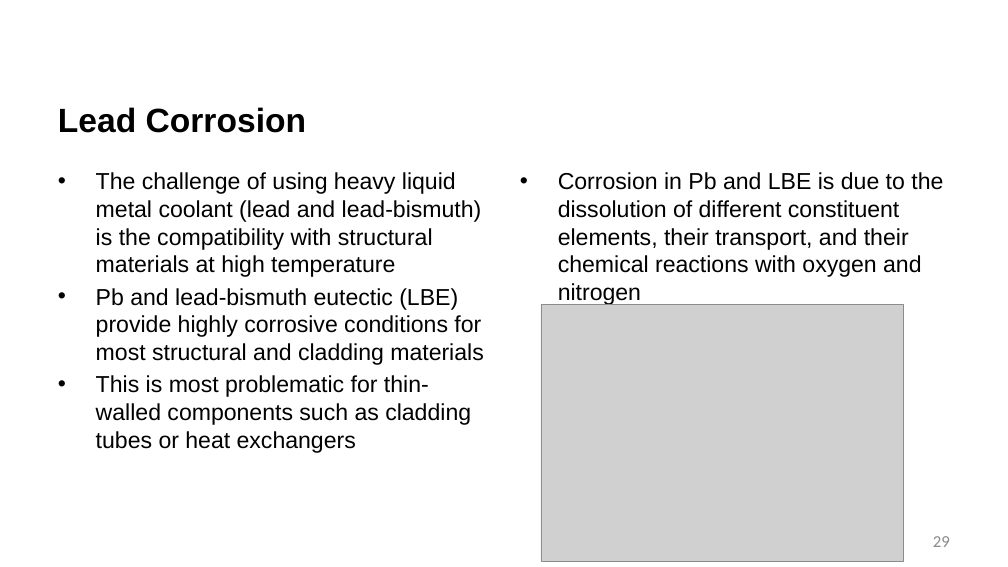
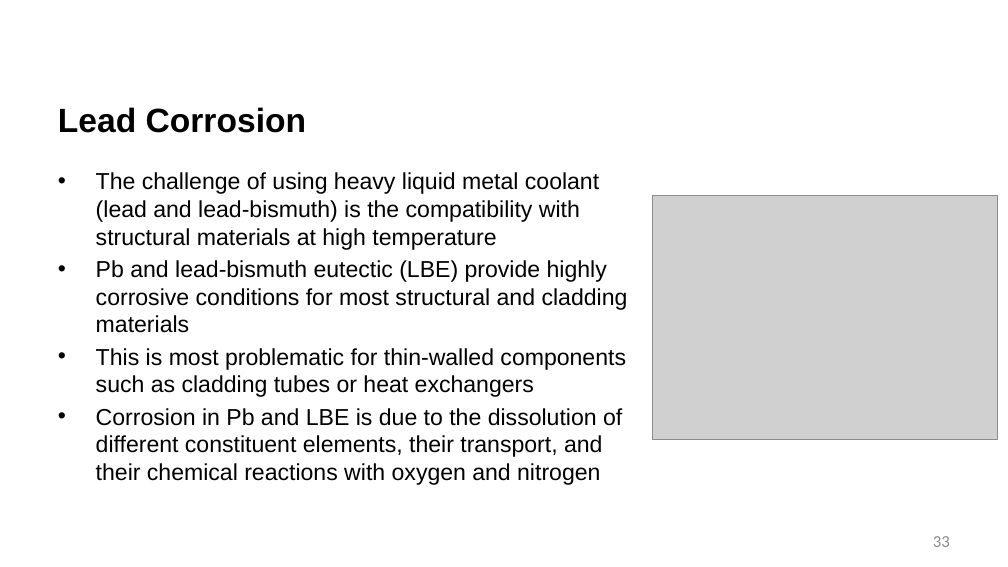
Before and after one commit to benbeeler/TEACHING, a slide deck: slide 33 of Advanced Reactor Materials/Fall2026/Lec18_nitride.pptx (slide 29 before the commit). Drawn at 1008x567 pixels with LibreOffice and Linux fonts; fonts in the diff are those of the drawing; grey boxes stand for pictures; background and template pictures are left out. Boxes give left, top, right and bottom in pixels: in the first picture for what was removed or moved away, otherwise in the second. Text is boxed around its words. In the diff, an @@ line names an element or a change of style, - is before the commit and + after.

```diff
--- a/Advanced Reactor Materials/Fall2026/Lec18_nitride.pptx
+++ b/Advanced Reactor Materials/Fall2026/Lec18_nitride.pptx
@@ text removed at (558, 172, 943, 306) @@
-• Corrosion in Pb and LBE is due to the dissolution of different constituent elements, their transport, and their chemical reactions with oxygen and nitrogen
@@ picture: place and size @@
-picture at (541, 304, 904, 561)
+picture at (653, 196, 998, 440)
@@ text at (96, 408, 622, 485): paragraph added @@
+• Corrosion in Pb and LBE is due to the dissolution of different constituent elements, their transport, and their chemical reactions with oxygen and nitrogen
@@ page number at (933, 536, 950, 547): text changed @@
-29
+33
```
Also in this commit, not shown: 13 other slides changed, 10 slides added, 4 slides removed, 2 other files.
